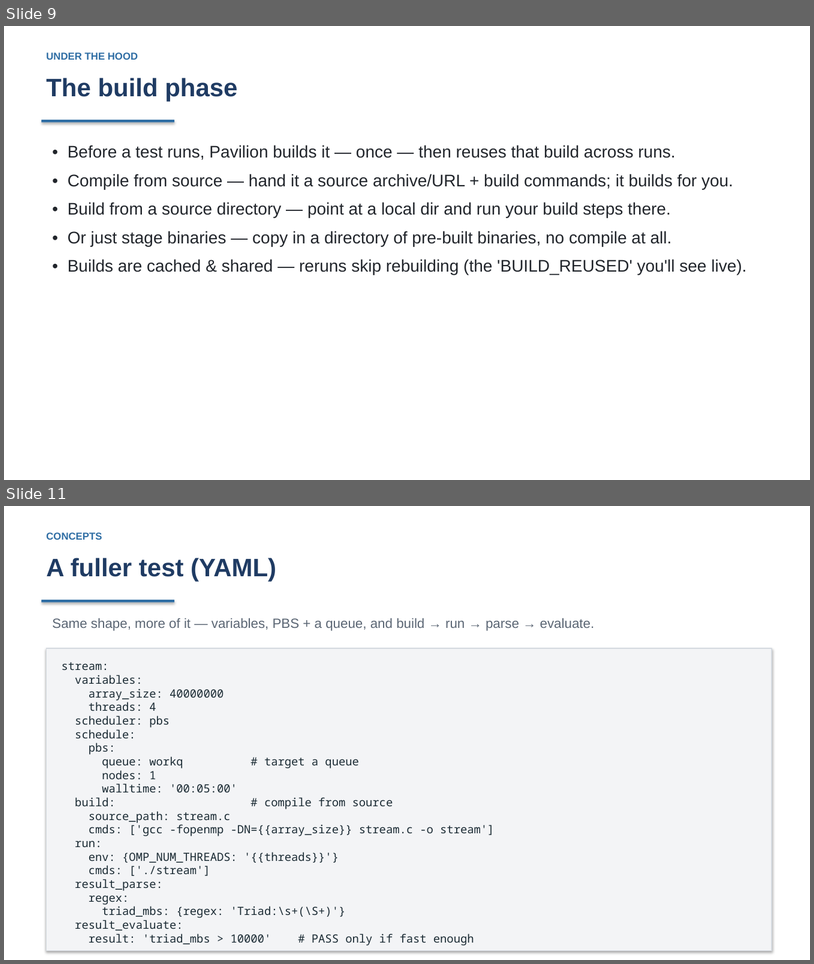
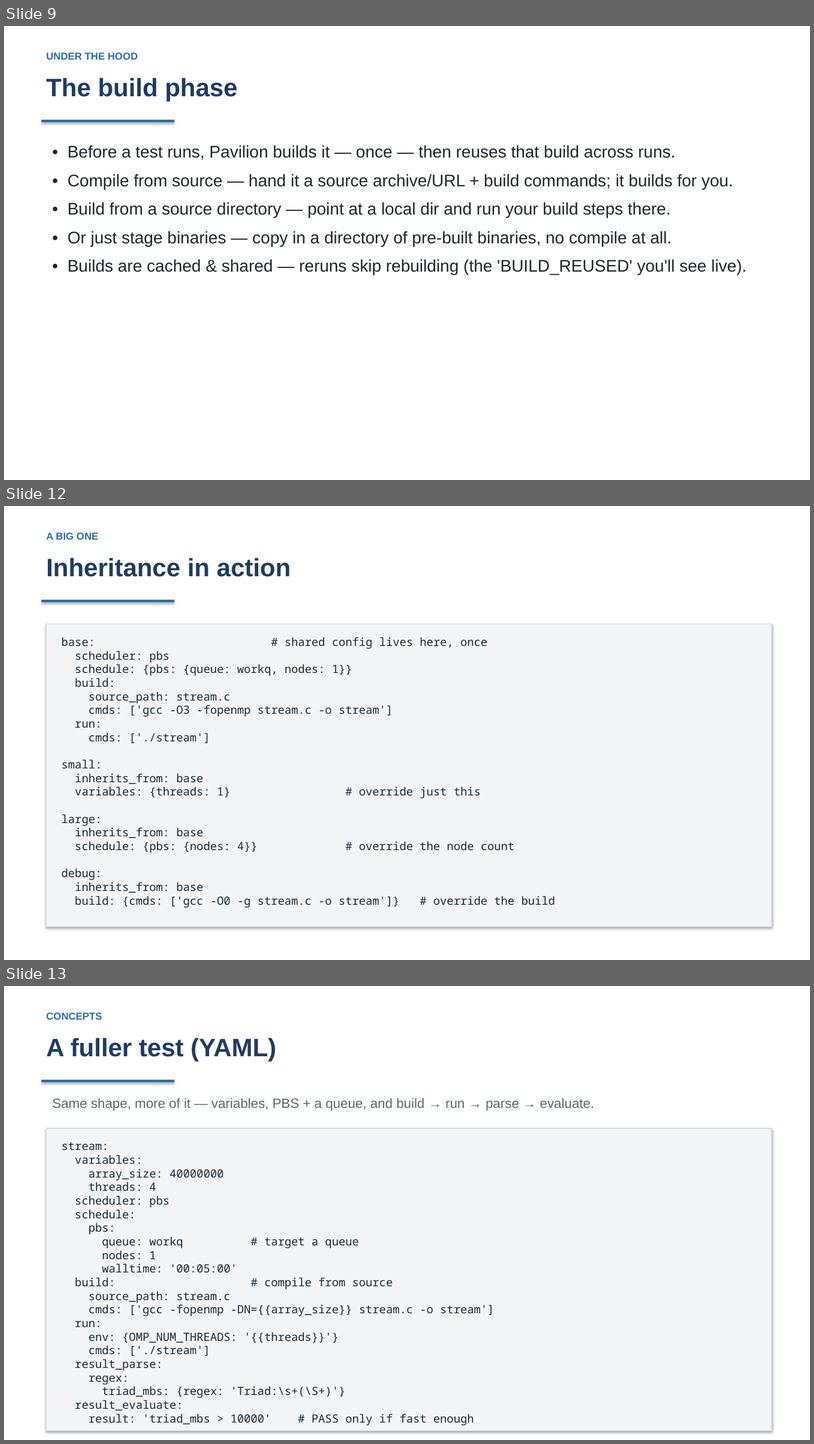
Before and after one commit to curtisecombsjr/pavilion-workshop, a slide deck: pavilion-workshop.pptx. Shown one above the other, each under a label of ours: slides 9 and 11 before the commit, slides 9, 12 and 13 after it; the slides between them are not shown. The pictures are 814x964 and 814x1444 pixels, drawn with LibreOffice and Linux fonts; fonts in the diff are those of the drawing. Boxes give left, top, right and bottom in pixels: in the first picture for what was removed or moved away, otherwise in the second. Text is boxed around its words. In the diff, an @@ line names an element or a change of style, - is before the commit and + after.

```diff
--- a/pavilion-workshop.pptx
+++ b/pavilion-workshop.pptx
@@ slide 12 added at bbox=[4, 506, 810, 960], background #FFFFFF @@
@@ text added at bbox=[46, 532, 98, 540], 12 pt, text #2E6DA4, bold @@
+A BIG ONE
@@ text added at bbox=[46, 558, 291, 577], 30 pt, text #1F3B63, bold @@
+Inheritance in action
@@ rectangle added at bbox=[42, 600, 174, 602], fill #2E6DA4 @@
@@ rectangle added at bbox=[47, 624, 772, 927], fill #F3F4F6, outline #D5DAE0 1 pt, 13.5 pt, text #1B2B34 @@
+base: # shared config lives here, once
+scheduler: pbs
+schedule: {pbs: {queue: workq, nodes: 1}}
+build:
+source_path: stream.c
+cmds: ['gcc -O3 -fopenmp stream.c -o stream']
+run:
+cmds: ['./stream']
+small:
+inherits_from: base
+variables: {threads: 1} # override just this
+large:
+inherits_from: base
+schedule: {pbs: {nodes: 4}} # override the node count
+debug:
+inherits_from: base
+build: {cmds: ['gcc -O0 -g stream.c -o stream']} # override the build
@@ what was slide 11 is now slide 13 @@
```
Also in this commit, not shown: 18 slides changed, 6 other slides added, 19 other files.
